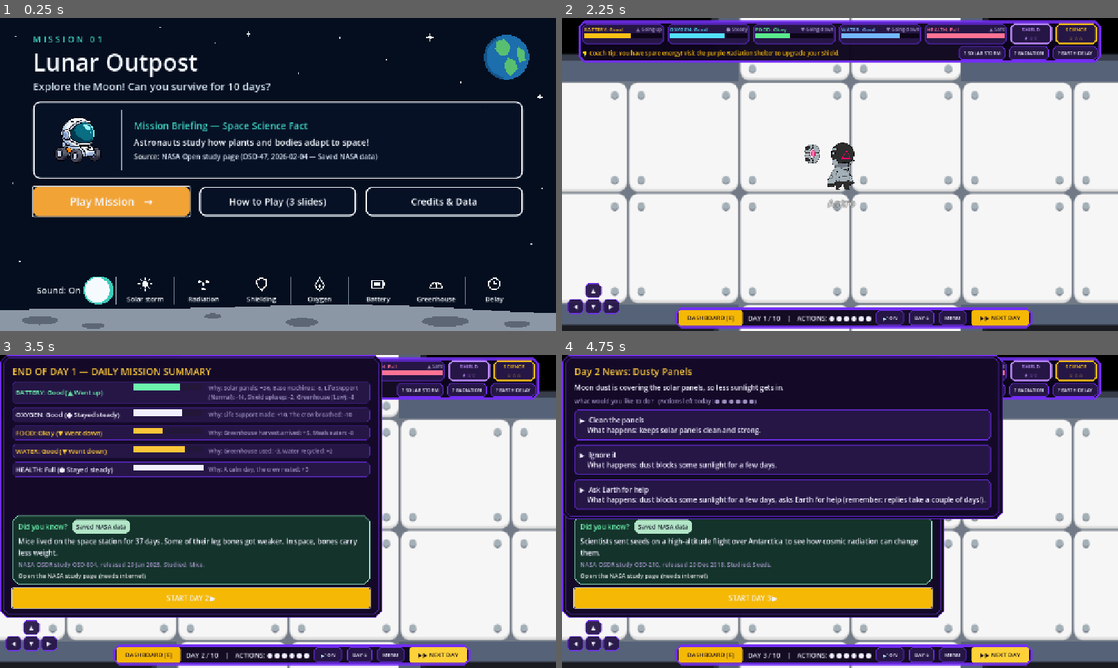
Above: before the commit, frames 1-4 (two rows, left to right).
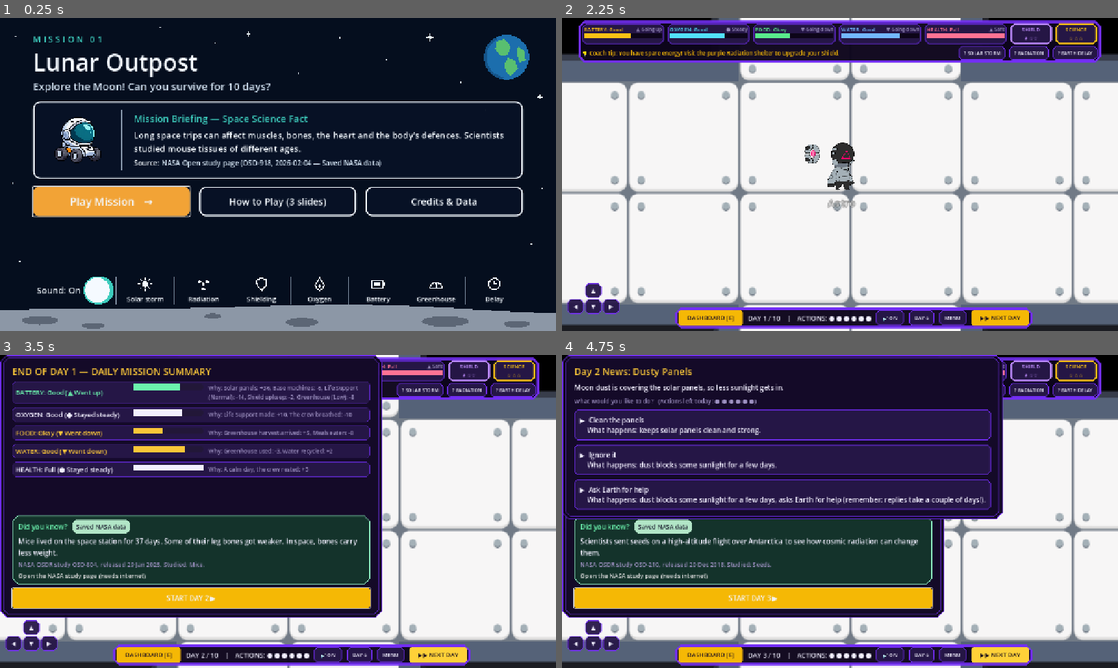
Above: after the commit, the same moments.

Repository: Inno-san/nasa_lunar_
Game: Godot game, scene res://scenes/main_menu.tscn
Same seed, same stepped clock (60 frames per second), same inputs: the game is played once before the commit and once after it.
Inputs:
- Up to frame 1 (0.25 s): no input
- Up to frame 2 (2.25 s): click "Play Mission →" at 0.5 s; click "MENU" at 1.25 s; click "Play Mission →" at 2 s
- Up to frame 3 (3.5 s): click "▶▶ NEXT DAY" at 2.75 s
- Up to frame 4 (4.75 s): click "START DAY 2 ▶" at 3.5 s; click "▶▶ NEXT DAY" at 4.25 s

The runs differ from the first frame. In frame 1, 3.6% of the frame differs, in the area x 24-91%, y 30-48%; in frame 2, nothing differs; in frame 3, less than 0.1%; in frame 4, less than 0.1%.

Commit message:
chore(project): fix MainMenu OSDR fact keys, reset pet on Play Again, and sync docs

Diff:
--- a/scenes/main_menu.gd
+++ b/scenes/main_menu.gd
@@ -146,7 +146,7 @@
 	fact_vbox.add_child(fact_title)
 
 	var fact_body := Label.new()
-	fact_body.text = String(_menu_fact.get("fact", "Astronauts study how plants and bodies adapt to space!"))
+	fact_body.text = String(_menu_fact.get("text", _menu_fact.get("fact", "Astronauts study how plants and bodies adapt to space!")))
 	fact_body.autowrap_mode = TextServer.AUTOWRAP_WORD_SMART
 	fact_body.add_theme_font_size_override("font_size", 20)
 	fact_body.add_theme_color_override("font_color", COLOR_WHITE)
@@ -163,7 +163,7 @@
 	src_row.add_child(src_prefix)
 
 	var src_link := LinkButton.new()
-	var sid := String(_menu_fact.get("study_id", "OSD-47"))
+	var sid := String(_menu_fact.get("id", _menu_fact.get("study_id", "OSD-804")))
 	var sdate := String(_menu_fact.get("date", "2015-05-19"))
 	var slink := String(_menu_fact.get("link", "https://osdr.nasa.gov/bio/repo"))
 	src_link.text = "NASA Open study page (%s, %s — Saved NASA data)" % [sid, sdate]
--- a/scripts/lunar_base.gd
+++ b/scripts/lunar_base.gd
@@ -154,7 +154,10 @@
 
 func _on_play_again() -> void:
 	GameState.reset_game()
-	astronaut.position = Vector2(364, 579)
+	if astronaut.has_method("reset_to"):
+		astronaut.reset_to(Vector2(364, 579))
+	else:
+		astronaut.position = Vector2(364, 579)
 	_sync_astronaut_lock()
 
 
--- a/scripts/player/astronaut.gd
+++ b/scripts/player/astronaut.gd
@@ -201,3 +201,24 @@
 	velocity = Vector2.ZERO
 	if facility != null:
 		facility.request_interaction()
+
+
+func reset_to(spawn_pos: Vector2) -> void:
+	position = spawn_pos
+	velocity = Vector2.ZERO
+	has_click_target = false
+	pending_facility = null
+	facing_left = false
+	_was_moving = false
+	_stuck_timer = 0.0
+	_bob_time = 0.0
+	if anim_sprite != null:
+		anim_sprite.flip_h = false
+		anim_sprite.position.x = CHAR_CENTER_OFFSET_X
+		anim_sprite.play(&"idle")
+	if pet_sprite != null:
+		pet_sprite.flip_h = false
+		pet_sprite.position.x = PET_CELL_OFFSET.x
+		pet_sprite.play(&"default")
+	if pet_follower != null:
+		pet_follower.global_position = global_position + _get_pet_target_offset(0.0)
Not shown, changed: docs/game_architecture.md
Not shown, changed: export/web/index.pck
